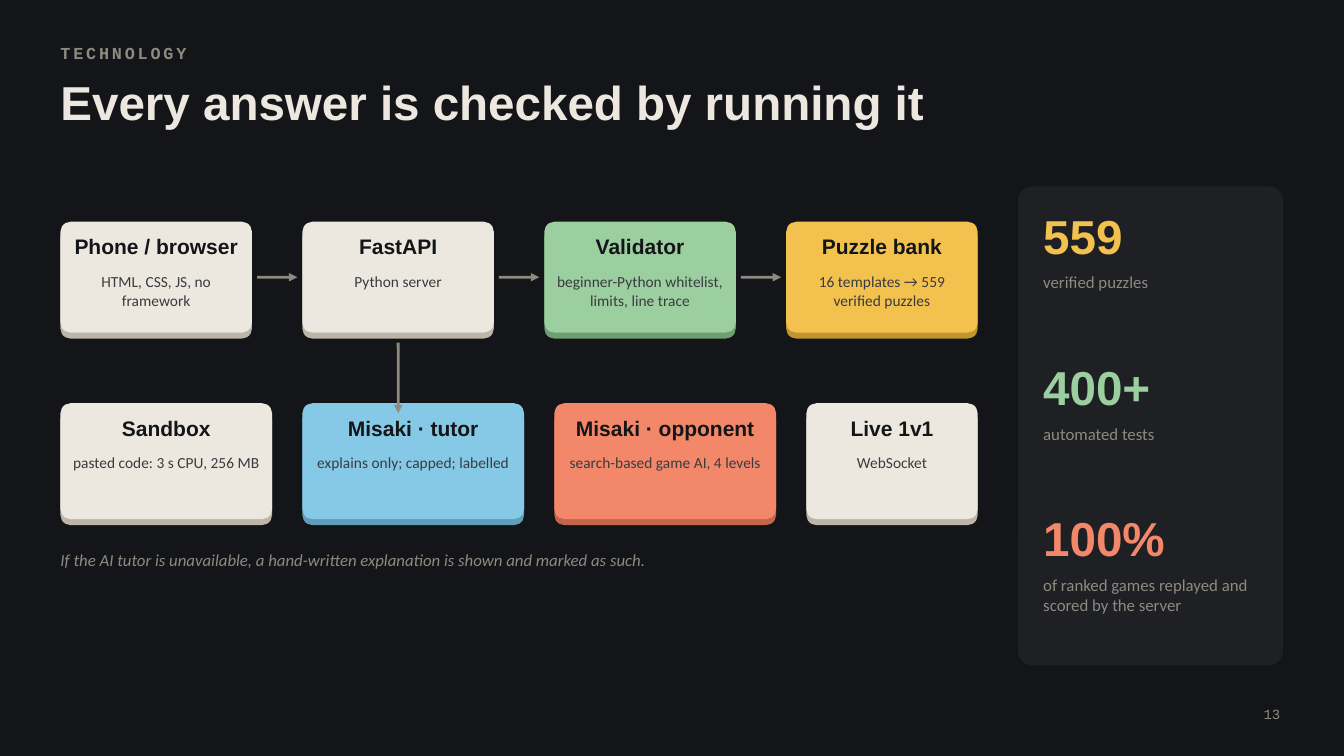
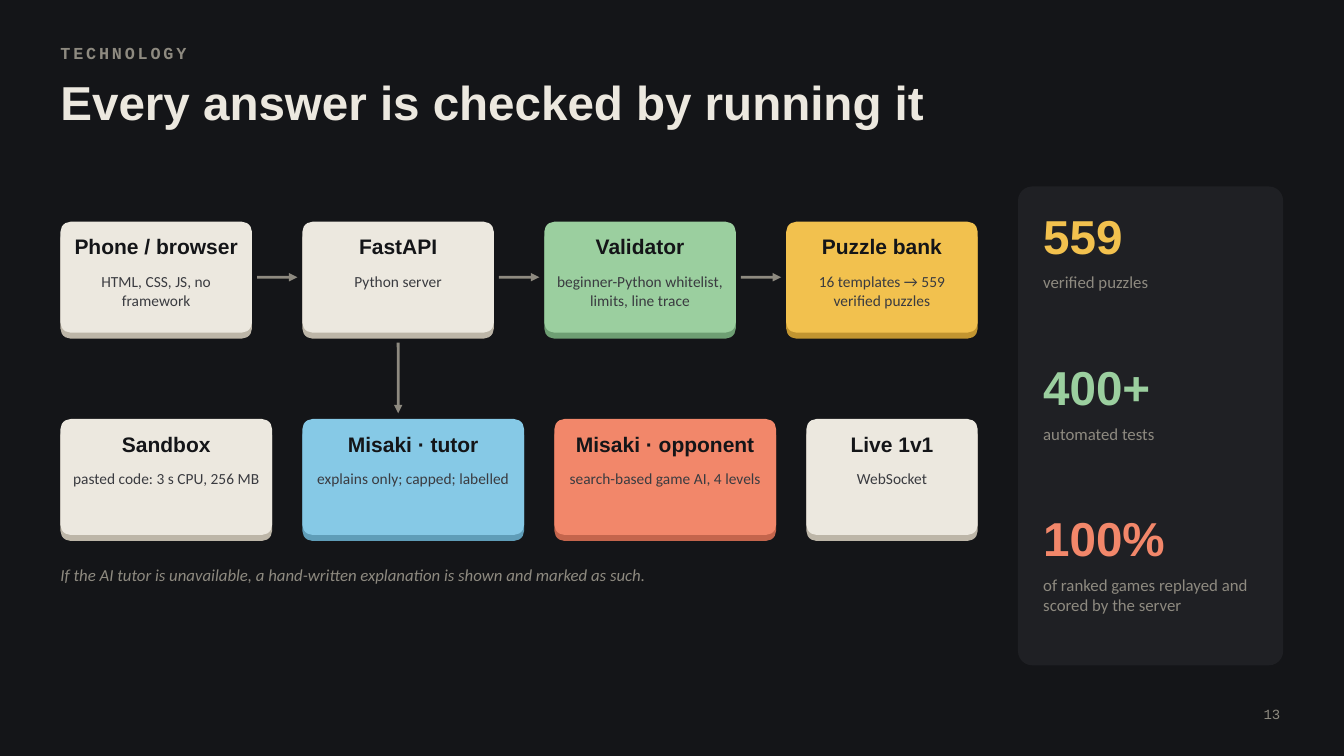
Before and after one commit to dohongminh-ui/Syntax-Stack, a slide deck: slide 13 of docs/Syntax-Stack-finals.pptx. Drawn at 1344x756 pixels with LibreOffice and Linux fonts; fonts in the diff are those of the drawing. Boxes give left, top, right and bottom in pixels: in the first picture for what was removed or moved away, otherwise in the second. Text is boxed around its words. In the diff, an @@ line names an element or a change of style, - is before the commit and + after.

```diff
--- a/docs/Syntax-Stack-finals.pptx
+++ b/docs/Syntax-Stack-finals.pptx
@@ 9 texts, 8 rounded rectangles moved together from (x1=60, y1=403, x2=978, y2=569) to (x1=60, y1=419, x2=978, y2=584) @@
```
Also in this commit, not shown: 2 other slides changed, 3 other files.
